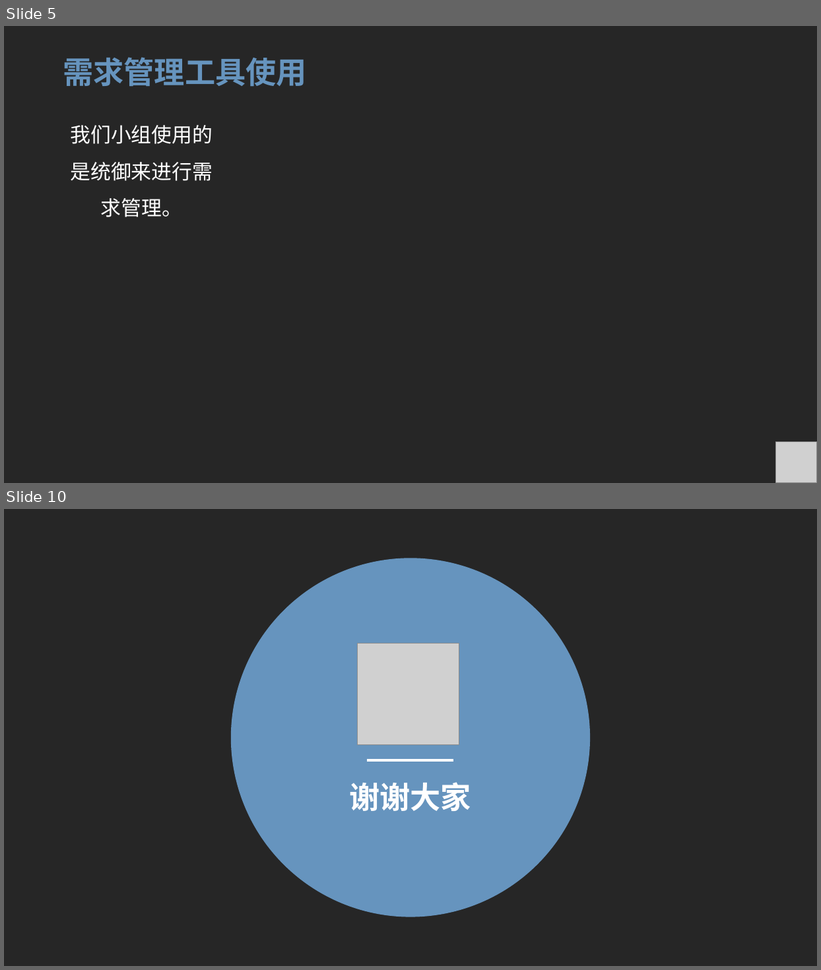
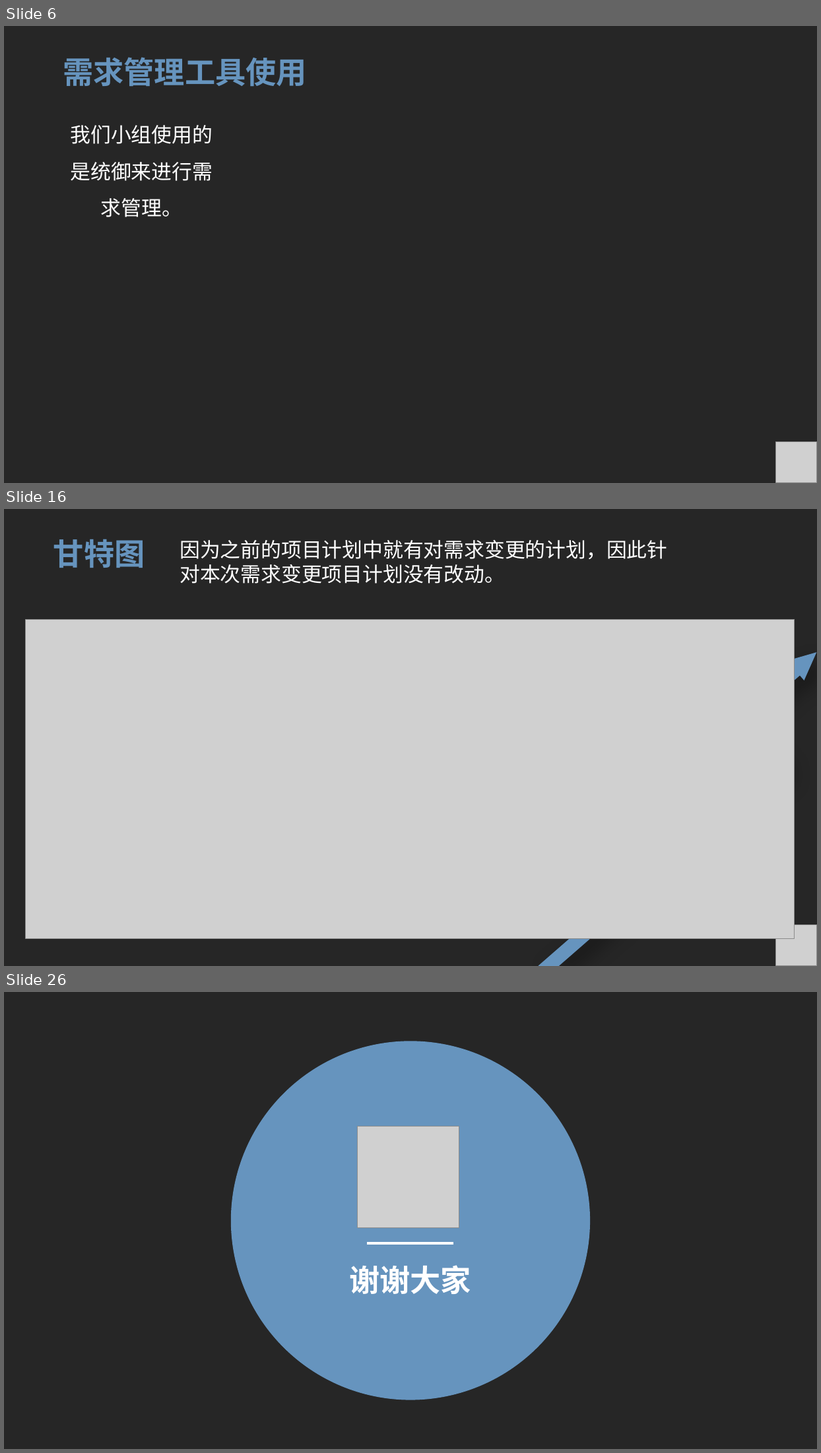
Before and after one commit to ToryXu0407/Project_yc, a slide deck: 需求工程/需求变更/需求变更.pptx. Shown one above the other, each under a label of ours: slides 5 and 10 before the commit, slides 6, 16 and 26 after it; the slides between them are not shown. The pictures are 821x970 and 821x1453 pixels, drawn with LibreOffice and Linux fonts; fonts in the diff are those of the drawing; grey boxes stand for pictures. Boxes give left, top, right and bottom in pixels: in the first picture for what was removed or moved away, otherwise in the second. Text is boxed around its words. In the diff, an @@ line names an element or a change of style, - is before the commit and + after.

Commit message:
需求变更最新版。

```diff
--- a/需求工程/需求变更/需求变更.pptx
+++ b/需求工程/需求变更/需求变更.pptx
@@ slide 16 added at (4, 509, 817, 966), background #4D4D4D; not listed: 1 template element that a slide beside it also shows @@
@@ title added at (54, 539, 145, 568), 36 pt, text #6694BE, bold @@
+甘特图
@@ text added at (180, 540, 667, 584), 24 pt, text #FFFFFF @@
+因为之前的项目计划中就有对需求变更的计划，因此针对本次需求变更项目计划没有改动。
@@ picture added at (25, 619, 795, 939) @@
@@ freeform shape added at (601, 643, 817, 884), fill #6694BE @@
@@ freeform shape added at (494, 770, 714, 966), fill #6694BE @@
@@ picture added at (776, 925, 817, 966) @@
@@ what was slide 5 is now slide 6 @@
@@ what was slide 10 is now slide 26 @@
```
Also in this commit, not shown: 5 slides changed, 15 other slides added, 9 other files.
